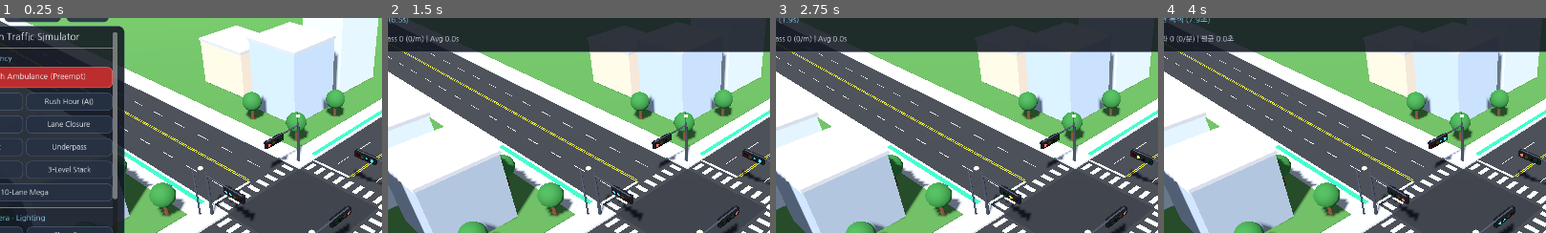
Above: before the commit, frames 1-4 (left to right).
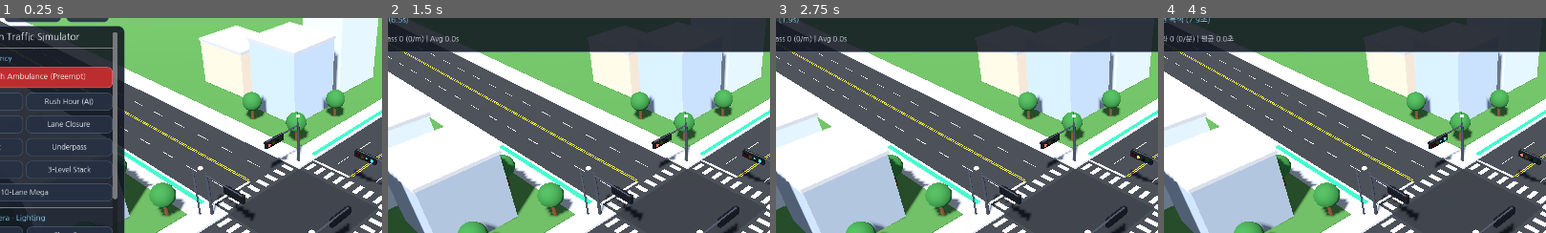
Above: after the commit, the same moments.

Repository: knoxxr/intersection-simulator-3d
Game: Godot game, scene res://scenes/Intersection.tscn
The game is run twice, just before and just after one commit, with the same random seed, the same clock (stepped at 60 frames per second) and the same inputs.
Inputs:
- Up to frame 1 (0.25 s): no input
- Up to frame 2 (1.5 s): click "◀ Hide Panel" at 0.5 s; click "Mobile UI" at 1.25 s
- Up to frame 3 (2.75 s): click "Next" at 2 s
- Up to frame 4 (4 s): click "Next" at 2.75 s; click "한국어" at 3.5 s
The pictures show only the part of the screen within x 10-60%, y 5-55%; the shares and areas given below are measured in that part.

The runs differ from the first frame. In frame 1, less than 0.1% of the frame differs, in the area x 58-98%, y 53-97%; in frame 2, less than 0.1%; in frame 3, less than 0.1%; in frame 4, less than 0.1%.

Commit message:
Make traffic lights single-sided facing approaching vehicles only (remove rear lenses/visors) (sim_v17)

Diff:
--- a/scripts/TrafficLight.gd
+++ b/scripts/TrafficLight.gd
@@ -4,7 +4,6 @@
 enum SignalColor { RED, YELLOW, GREEN, OFF }
 
 static var _shared_arrow_front: ArrayMesh
-static var _shared_arrow_back: ArrayMesh
 static var _shared_disc_mesh: CylinderMesh
 static var _shared_backing_mesh: CylinderMesh
 static var _shared_visor_mesh: BoxMesh
@@ -39,7 +38,6 @@
 	_shared_visor_mesh.size = Vector3(0.62, 0.06, 0.26)
 
 	_shared_arrow_front = _bake_arrow_mesh(1.0)
-	_shared_arrow_back = _bake_arrow_mesh(-1.0)
 
 static func _bake_arrow_mesh(dir_x: float) -> ArrayMesh:
 	# Builds a crisp 3D left-turn arrow pointing toward dir_x (+X on front -Z face = driver's left)
@@ -114,58 +112,47 @@
 	left_mat = _create_bulb_mat(Color(0.04, 0.16, 0.07))
 	green_mat = _create_bulb_mat(Color(0.03, 0.18, 0.06))
 
+	# Single-sided front face (-Z) facing approaching traffic only; solid dark backplate on rear (+Z).
 	# Standard Korean 4-lens horizontal order (driver's Left -> Right): [RED] [YELLOW] [← LEFT] [GREEN]
-	# On front face (-Z), +X is driver's left and -X is driver's right.
 	var offsets := [1.14, 0.38, -0.38, -1.14]
 	var mats := [red_mat, yellow_mat, left_mat, green_mat]
 
 	for i in range(4):
 		var ox: float = offsets[i]
 
-		# Top sun visors over each lens (front & back)
-		for side_z in [-1.0, 1.0]:
-			var fz: float = float(side_z)
-			var visor := MeshInstance3D.new()
-			visor.mesh = _shared_visor_mesh
-			visor.material_override = housing_mat
-			visor.position = Vector3(ox, 0.34, fz * 0.31)
-			visor.cast_shadow = GeometryInstance3D.SHADOW_CASTING_SETTING_OFF
-			_housing_root.add_child(visor)
+		# Top sun visor on front (-Z) face only
+		var visor := MeshInstance3D.new()
+		visor.mesh = _shared_visor_mesh
+		visor.material_override = housing_mat
+		visor.position = Vector3(ox, 0.34, -0.31)
+		visor.cast_shadow = GeometryInstance3D.SHADOW_CASTING_SETTING_OFF
+		_housing_root.add_child(visor)
 
-			# Dark circular recessed lens backing for high contrast
-			var bg := MeshInstance3D.new()
-			bg.mesh = _shared_backing_mesh
-			bg.material_override = backing_mat
-			bg.rotation_degrees = Vector3(90, 0, 0)
-			bg.position = Vector3(ox, 0.0, fz * 0.23)
-			bg.cast_shadow = GeometryInstance3D.SHADOW_CASTING_SETTING_OFF
-			_housing_root.add_child(bg)
+		# Dark circular recessed lens backing on front (-Z) face only
+		var bg := MeshInstance3D.new()
+		bg.mesh = _shared_backing_mesh
+		bg.material_override = backing_mat
+		bg.rotation_degrees = Vector3(90, 0, 0)
+		bg.position = Vector3(ox, 0.0, -0.23)
+		bg.cast_shadow = GeometryInstance3D.SHADOW_CASTING_SETTING_OFF
+		_housing_root.add_child(bg)
 
 		if i == 2:
-			# Dedicated 3D Left-Turn Arrow (←) on front (-Z) and back (+Z) faces
+			# Dedicated 3D Left-Turn Arrow (←) on front (-Z) face only
 			var arr_f := MeshInstance3D.new()
 			arr_f.mesh = _shared_arrow_front
 			arr_f.material_override = left_mat
 			arr_f.position = Vector3(ox, 0.0, -0.27)
 			arr_f.cast_shadow = GeometryInstance3D.SHADOW_CASTING_SETTING_OFF
 			_housing_root.add_child(arr_f)
-
-			var arr_b := MeshInstance3D.new()
-			arr_b.mesh = _shared_arrow_back
-			arr_b.material_override = left_mat
-			arr_b.position = Vector3(ox, 0.0, 0.27)
-			arr_b.cast_shadow = GeometryInstance3D.SHADOW_CASTING_SETTING_OFF
-			_housing_root.add_child(arr_b)
 		else:
-			for side_z in [-1.0, 1.0]:
-				var fz: float = float(side_z)
-				var bulb := MeshInstance3D.new()
-				bulb.mesh = _shared_disc_mesh
-				bulb.material_override = mats[i]
-				bulb.rotation_degrees = Vector3(90, 0, 0)
-				bulb.position = Vector3(ox, 0.0, fz * 0.25)
-				bulb.cast_shadow = GeometryInstance3D.SHADOW_CASTING_SETTING_OFF
-				_housing_root.add_child(bulb)
+			var bulb := MeshInstance3D.new()
+			bulb.mesh = _shared_disc_mesh
+			bulb.material_override = mats[i]
+			bulb.rotation_degrees = Vector3(90, 0, 0)
+			bulb.position = Vector3(ox, 0.0, -0.25)
+			bulb.cast_shadow = GeometryInstance3D.SHADOW_CASTING_SETTING_OFF
+			_housing_root.add_child(bulb)
 
 func set_arm_reach(road_half: float) -> void:
 	if not _pole_built:
Renamed: web_build/sim_v16.png -> web_build/sim_v17.png
Not shown, removed: web_build/sim_v16.pck
Not shown, added: web_build/sim_v17.audio.worklet.js
Not shown, added: web_build/sim_v17.js
Not shown, added: web_build/sim_v17.pck
Not shown, added: web_build/sim_v17.wasm
